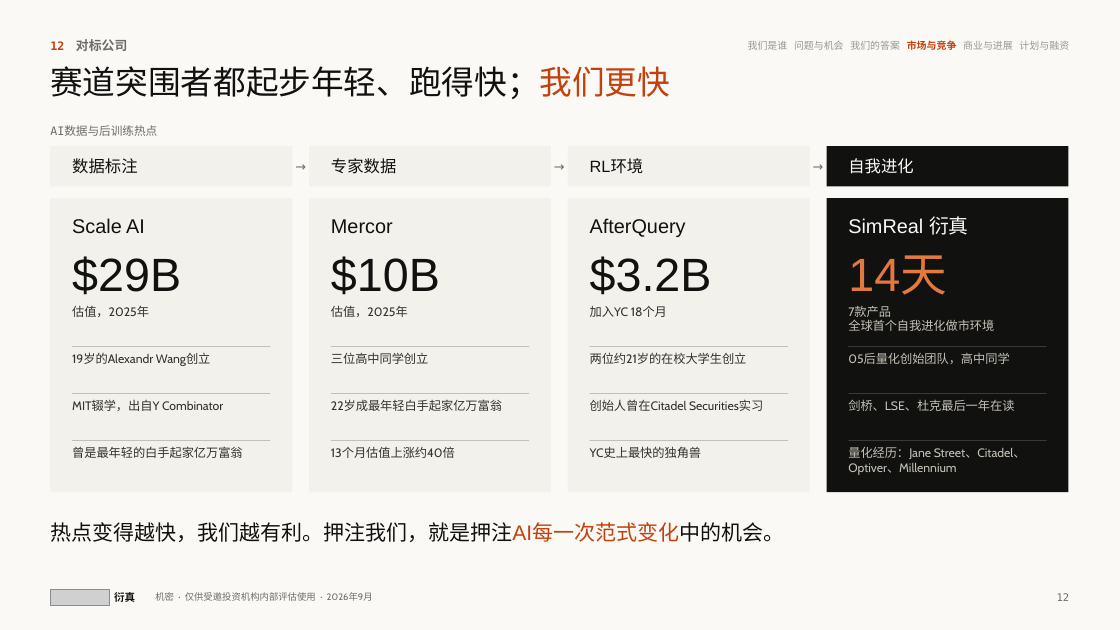
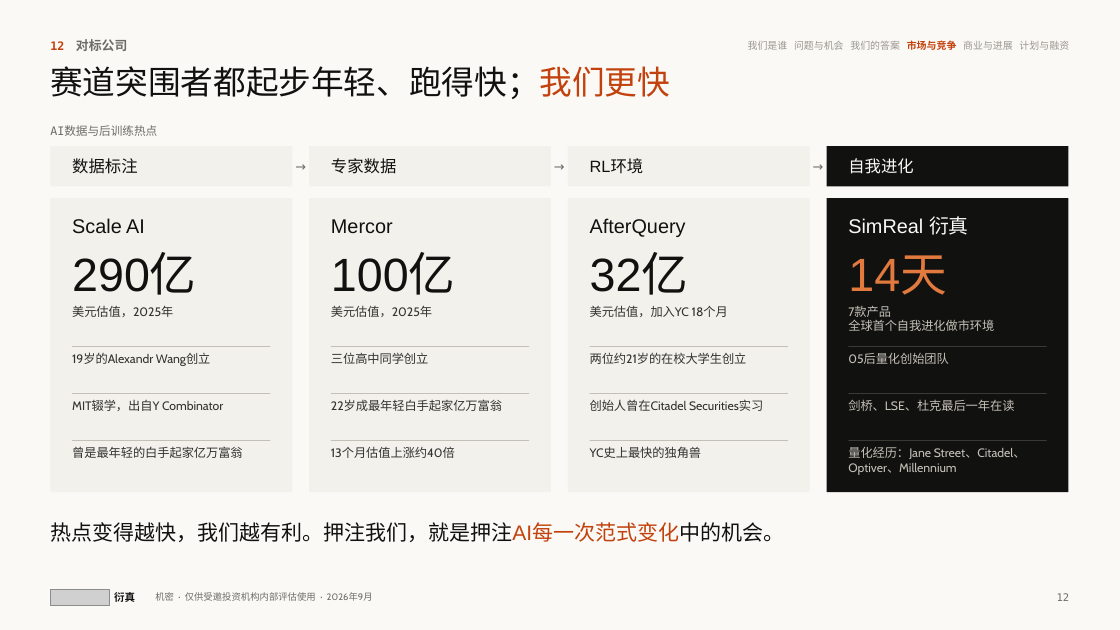
Before and after one commit to wangchen0802/Delta1, a slide deck: slide 12 of SimReal-BP-v26.pptx. Drawn at 1120x630 pixels with LibreOffice and Linux fonts; fonts in the diff are those of the drawing; grey boxes stand for pictures. Boxes give left, top, right and bottom in pixels: in the first picture for what was removed or moved away, otherwise in the second. Text is boxed around its words. In the diff, an @@ line names an element or a change of style, - is before the commit and + after.

```diff
--- a/SimReal-BP-v26.pptx
+++ b/SimReal-BP-v26.pptx
@@ text at [72,255,196,295]: text changed @@
-$29B
+290亿
@@ text at [331,255,455,295]: text changed @@
-$10B
+100亿
@@ text at [590,255,689,295]: text changed @@
-$3.2B
+32亿
@@ text at [72,306,173,317]: text changed @@
-估值，2025年
+美元估值，2025年
@@ text at [331,306,432,317]: text changed @@
-估值，2025年
+美元估值，2025年
@@ text at [590,305,728,317]: text changed @@
-加入YC 18个月
+美元估值，加入YC 18个月
@@ text at [848,353,948,364]: text changed @@
-05后量化创始团队，高中同学
+05后量化创始团队
```
Also in this commit, not shown: 15 other slides changed, 3 other files.
